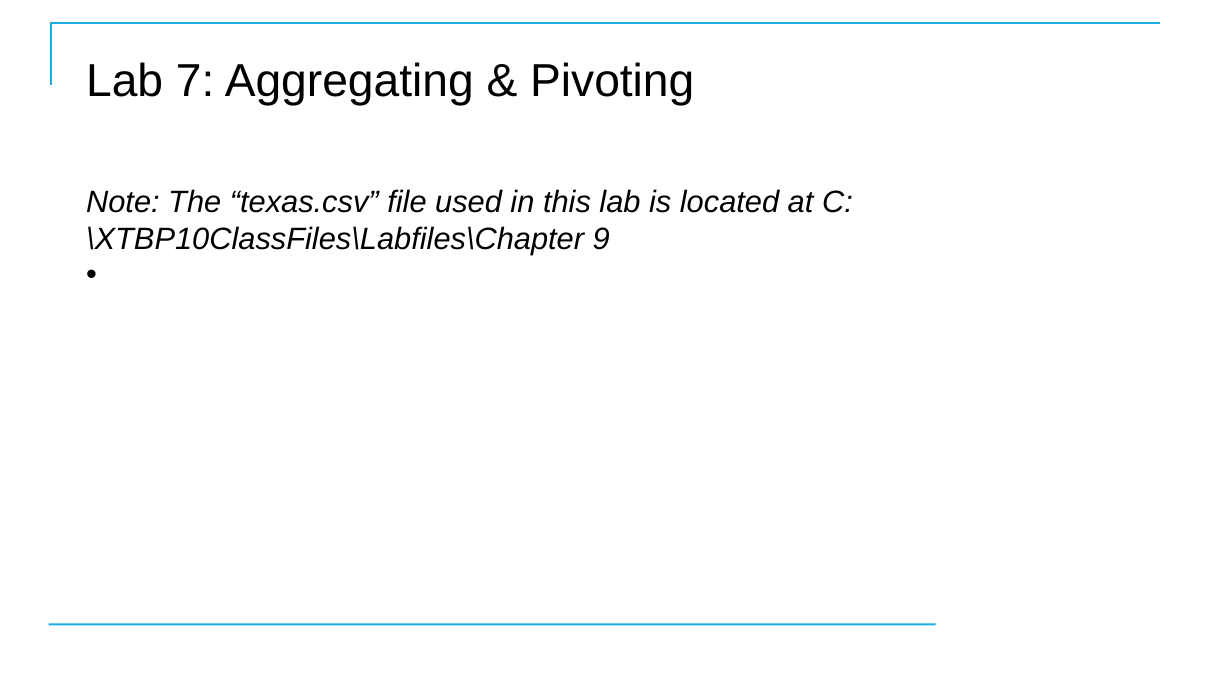
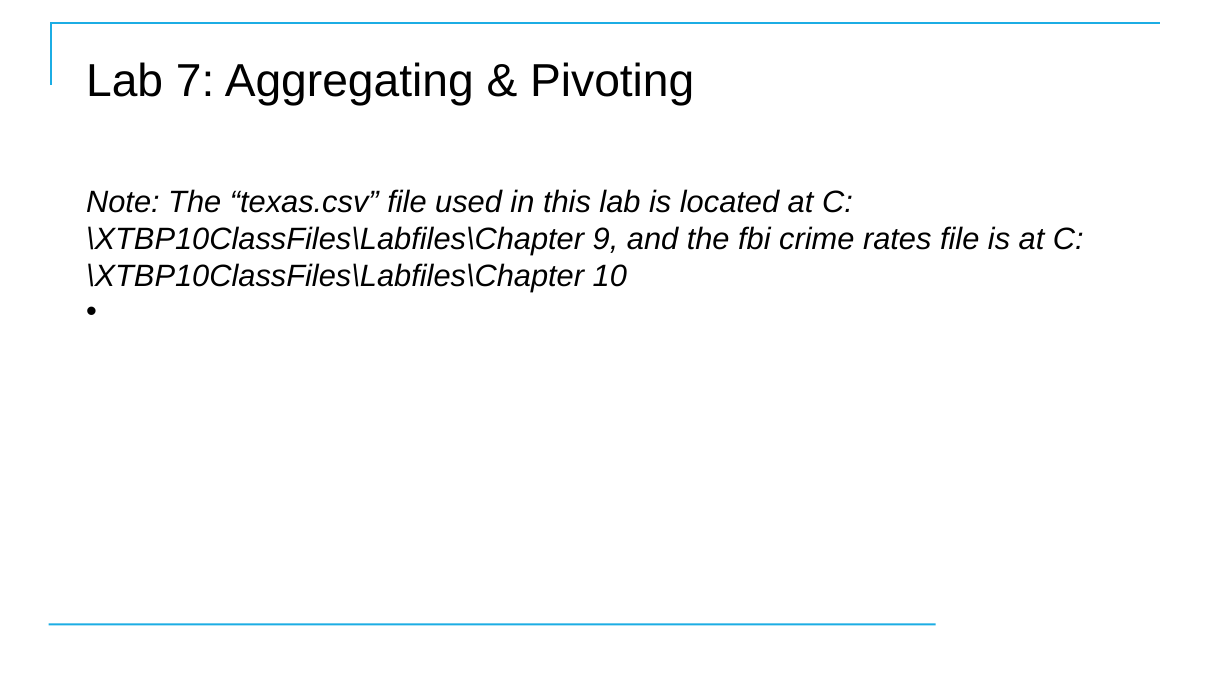
Before and after one commit to CostelloTechnicalConsulting/XTBP10---Tableau-Prep-Introduction, a slide deck: slide 92 of ppt/TableauPrepBuilderIntroV1_1.pptx (slide 93 before the commit). Drawn at 1232x693 pixels with LibreOffice and Linux fonts; fonts in the diff are those of the drawing; background and template pictures are left out. Boxes give left, top, right and bottom in pixels: in the first picture for what was removed or moved away, otherwise in the second. Text is boxed around its words. In the diff, an @@ line names an element or a change of style, - is before the commit and + after.

```diff
--- a/ppt/TableauPrepBuilderIntroV1_1.pptx
+++ b/ppt/TableauPrepBuilderIntroV1_1.pptx
@@ subtitle at <box>86,189,1084,291</box>: text changed @@
-Note: The “texas.csv” file used in this lab is located at C:\XTBP10ClassFiles\Labfiles\Chapter 9
+Note: The “texas.csv” file used in this lab is located at C:\XTBP10ClassFiles\Labfiles\Chapter 9, and the fbi crime rates file is at C:\XTBP10ClassFiles\Labfiles\Chapter 10
```
Also in this commit, not shown: 1 other slide changed, 1 slide added, 2 slides removed, 3 other files.
